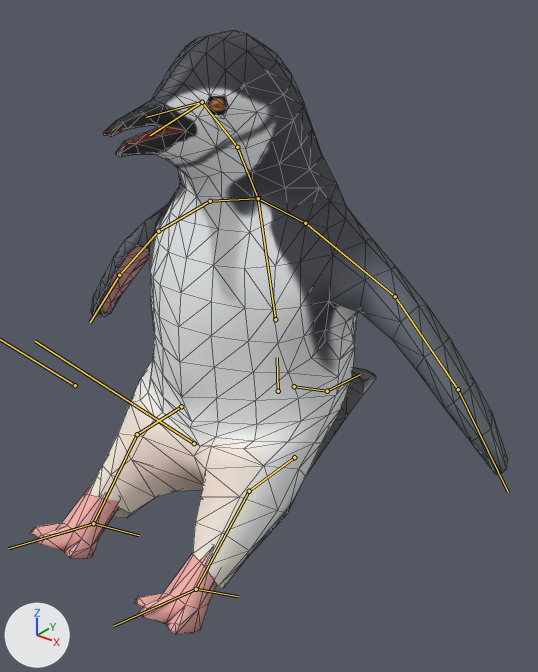
A saved change to the glTF model assets/3D/Penguins/ChinstrapPenguin/ChinstrapPenguin.gltf.
Both versions are drawn from a 50 mm camera at (0.528, -0.815, 0.892) aimed at (0.02, -0.18, 0.499). Arrows for +X, +Y and +Z are at lower left; the lights stay in place. Both versions are drawn at frame 0 of the action 'sit still'; the numbers are the values there. The bones that bend it are drawn over the model as lines. Mesh edges are drawn as thin lines.

Names of what the first picture shows: 'ChinstrapPenguin'.
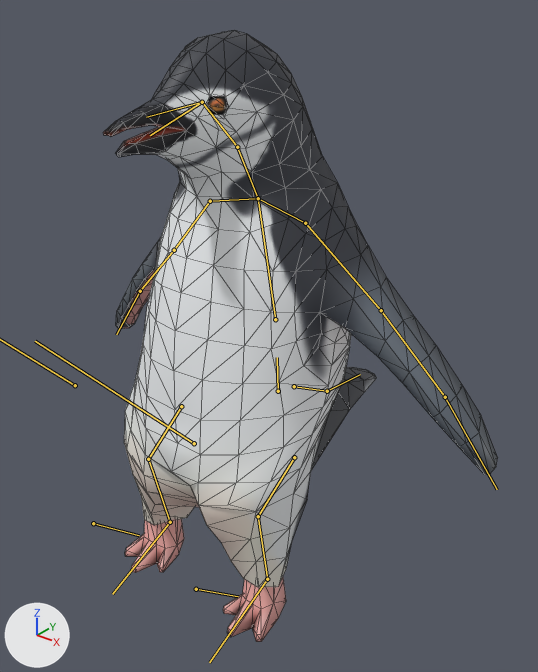
Edits to the scene script, one JSON object a line:
```json
{"block": "bone_left_upper_flipper", "where": "bone_left_upper_flipper = bpy.data.objects['Armature'].pose.bones['Left Upper Flipper']  # child of 'Left Shoulder'"}
{"op": "set", "path": "bone_left_upper_flipper.rotation_quaternion", "old": "(0.988, 0.04, -0.091, 0.121)", "new": "(1.0, 0.0, 0.0, 0.0)", "note": "degrees (3, -11, 14) -> degrees (0, 0, 0)"}
{"block": "bone_left_middle_flipper", "where": "bone_left_middle_flipper = bpy.data.objects['Armature'].pose.bones['Left Middle Flipper']  # child of 'Left Upper Flipper'"}
{"op": "set", "path": "bone_left_middle_flipper.rotation_quaternion", "old": "(0.991, -0.003, 0.006, -0.13)", "new": "(1.0, 0.0, 0.0, 0.0)", "note": "degrees (0, 1, -15) -> degrees (0, 0, 0)"}
{"block": "bone_right_upper_flipper", "where": "bone_right_upper_flipper = bpy.data.objects['Armature'].pose.bones['Right Upper Flipper']  # child of 'Right Shoulder'"}
{"op": "set", "path": "bone_right_upper_flipper.rotation_quaternion", "old": "(0.988, 0.04, 0.091, -0.121)", "new": "(1.0, 0.0, 0.0, 0.0)", "note": "degrees (3, 11, -14) -> degrees (0, 0, 0)"}
{"block": "bone_right_middle_flipper", "where": "bone_right_middle_flipper = bpy.data.objects['Armature'].pose.bones['Right Middle Flipper']  # child of 'Right Upper Flipper'"}
{"op": "set", "path": "bone_right_middle_flipper.rotation_quaternion", "old": "(0.991, -0.003, -0.006, 0.13)", "new": "(1.0, 0.0, 0.0, 0.0)", "note": "degrees (0, -1, 15) -> degrees (0, 0, 0)"}
{"block": "bone_left_upper_leg", "where": "bone_left_upper_leg = bpy.data.objects['Armature'].pose.bones['Left Upper Leg']  # child of 'Lower Torso'"}
{"op": "set", "path": "bone_left_upper_leg.rotation_quaternion", "old": "(0.956, 0.293, 0.011, -0.011)", "new": "(1.0, 0.0, 0.0, 0.0)", "note": "degrees (34, 2, -1) -> degrees (0, 0, 0)"}
{"block": "bone_left_lower_leg", "where": "bone_left_lower_leg = bpy.data.objects['Armature'].pose.bones['Left Lower Leg']  # child of 'Left Upper Leg'"}
{"op": "set", "path": "bone_left_lower_leg.rotation_quaternion", "old": "(0.98, 0.199, 0.0, 0.0)", "new": "(1.0, 0.0, 0.0, 0.0)", "note": "degrees (23, 0, 0) -> degrees (0, 0, 0)"}
{"block": "bone_left_foot", "where": "bone_left_foot = bpy.data.objects['Armature'].pose.bones['Left Foot']  # child of 'Left Lower Leg'"}
{"op": "set", "path": "bone_left_foot.rotation_quaternion", "old": "(0.993, -0.12, 0.001, -0.005)", "new": "(1.0, 0.0, 0.0, 0.0)", "note": "degrees (-14, 0, -1) -> degrees (0, 0, 0)"}
{"block": "bone_right_upper_leg", "where": "bone_right_upper_leg = bpy.data.objects['Armature'].pose.bones['Right Upper Leg']  # child of 'Lower Torso'"}
{"op": "set", "path": "bone_right_upper_leg.rotation_quaternion", "old": "(0.956, 0.293, -0.011, 0.011)", "new": "(1.0, 0.0, 0.0, 0.0)", "note": "degrees (34, -2, 1) -> degrees (0, 0, 0)"}
{"block": "bone_right_lower_leg", "where": "bone_right_lower_leg = bpy.data.objects['Armature'].pose.bones['Right Lower Leg']  # child of 'Right Upper Leg'"}
{"op": "set", "path": "bone_right_lower_leg.rotation_quaternion", "old": "(0.98, 0.199, 0.0, 0.0)", "new": "(1.0, 0.0, 0.0, 0.0)", "note": "degrees (23, 0, 0) -> degrees (0, 0, 0)"}
{"block": "bone_right_foot", "where": "bone_right_foot = bpy.data.objects['Armature'].pose.bones['Right Foot']  # child of 'Right Lower Leg'"}
{"op": "set", "path": "bone_right_foot.rotation_quaternion", "old": "(0.993, -0.12, -0.001, 0.005)", "new": "(1.0, 0.0, 0.0, 0.0)", "note": "degrees (-14, 0, 1) -> degrees (0, 0, 0)"}
```

Location of each change, (x1, y1, x2, y2) in pixels of the pictures (538 x 672 px):
```json
{"object": "ChinstrapPenguin", "change": "posed", "before": [30, 30, 508, 634], "after": [103, 30, 498, 642], "on screen": "17% narrower"}
{"bone": "Left Upper Flipper", "before": "(305, 223) to (395, 296)", "after": "(305, 223) to (381, 310)"}
{"bone": "Left Middle Flipper", "before": "(395, 296) to (458, 389)", "after": "(381, 310) to (445, 397)"}
{"bone": "Right Upper Flipper", "before": "(210, 201) to (158, 231)", "after": "(210, 201) to (174, 250)"}
{"bone": "Right Middle Flipper", "before": "(158, 231) to (119, 275)", "after": "(174, 250) to (140, 291)"}
{"bone": "Left Upper Leg", "before": "(294, 457) to (249, 491)", "after": "(294, 457) to (258, 516)"}
{"bone": "Left Lower Leg", "before": "(249, 491) to (196, 589)", "after": "(258, 516) to (267, 579)"}
{"bone": "Left Foot", "before": "(196, 589) to (113, 626)", "after": "(267, 579) to (209, 662)"}
{"bone": "Right Upper Leg", "before": "(181, 406) to (137, 434)", "after": "(181, 406) to (148, 459)"}
{"bone": "Right Lower Leg", "before": "(137, 434) to (93, 523)", "after": "(148, 459) to (170, 522)"}
{"bone": "Right Foot", "before": "(93, 523) to (8, 548)", "after": "(170, 522) to (112, 594)"}
```
